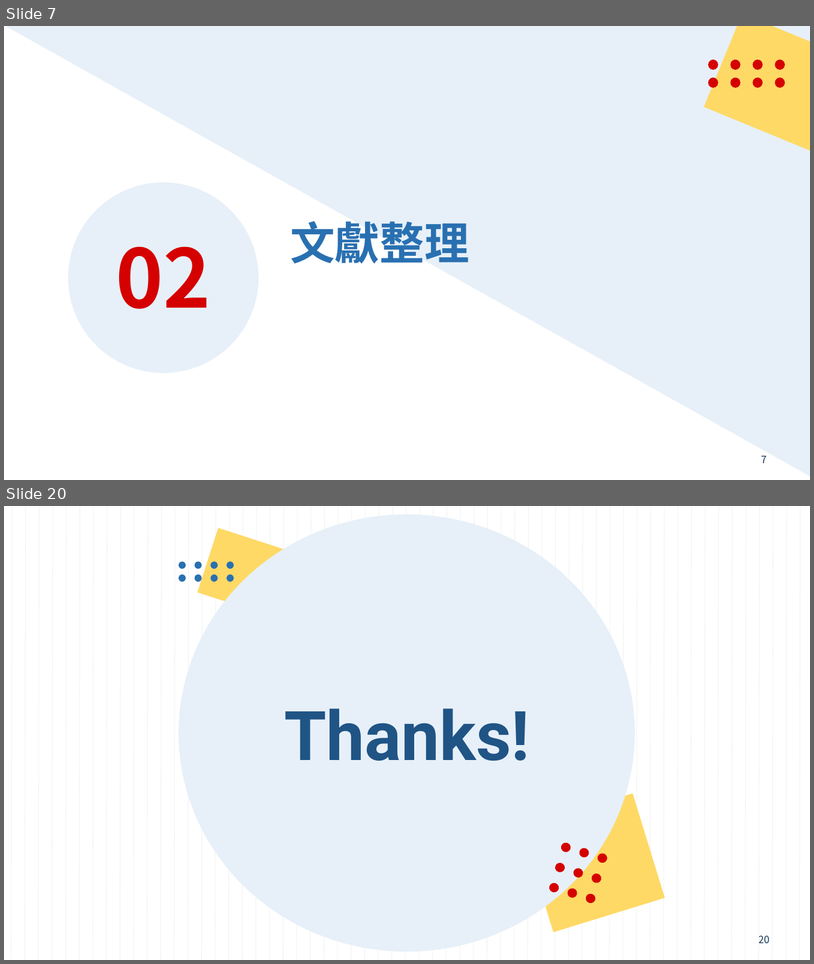
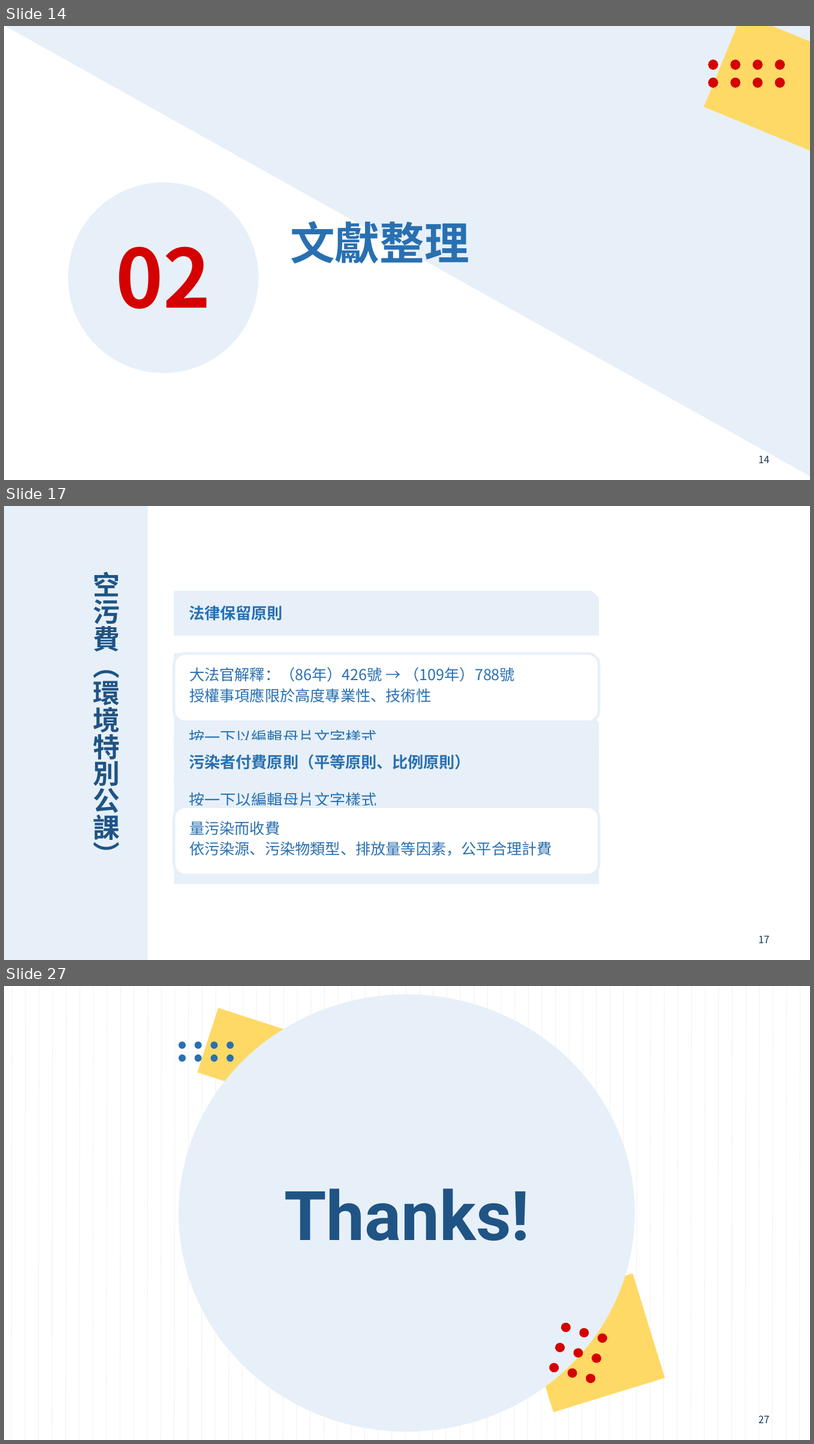
Before and after one commit to mt019/1121_Fiscal_Law, a slide deck: _material/_我的學期報告/_ppt/空氣污染防制基金.pptx. Shown one above the other, each under a label of ours: slides 7 and 20 before the commit, slides 14, 17 and 27 after it; the slides between them are not shown. The pictures are 814x964 and 814x1444 pixels, drawn with LibreOffice and Linux fonts; fonts in the diff are those of the drawing. Boxes give left, top, right and bottom in pixels: in the first picture for what was removed or moved away, otherwise in the second. Text is boxed around its words. In the diff, an @@ line names an element or a change of style, - is before the commit and + after.

```diff
--- a/_material/_我的學期報告/_ppt/空氣污染防制基金.pptx
+++ b/_material/_我的學期報告/_ppt/空氣污染防制基金.pptx
@@ slide 17 added at box(4, 506, 810, 960), background #FFFFFF; not listed: 1 template element that a slide beside it also shows @@
@@ rectangle added at box(4, 506, 148, 960), fill #E7F0F8 @@
@@ title added at box(93, 571, 120, 844), 32 pt, text #1F5485, bold @@
+空污費（環境特別公課）
@@ text added at box(174, 591, 599, 635), fill #E7F0F8, 18.6 pt, text #2970B1, bold @@
+法律保留原則
@@ rounded rectangle added at box(174, 654, 599, 722), fill #FFFFFF, outline #E7F0F8 3 pt, 18 pt, text #2970B1 @@
+大法官解釋：（86年）426號 → （109年）788號
+授權事項應限於高度專業性、技術性
@@ text added at box(189, 754, 471, 769), 18.6 pt, text #2970B1, bold @@
+污染者付費原則（平等原則、比例原則）
@@ rounded rectangle added at box(174, 807, 599, 875), fill #FFFFFF, outline #E7F0F8 3 pt, 18 pt, text #2970B1 @@
+量污染而收費
+依污染源、污染物類型、排放量等因素，公平合理計費
@@ what was slide 7 is now slide 14 @@
@@ page number at box(759, 455, 770, 463): text changed @@
-7
+14
@@ what was slide 20 is now slide 27 @@
@@ page number at box(759, 1415, 770, 1423): text changed @@
-20
+27
```
Also in this commit, not shown: 4 slides changed, 15 other slides added, 9 slides removed, 11 other files.
